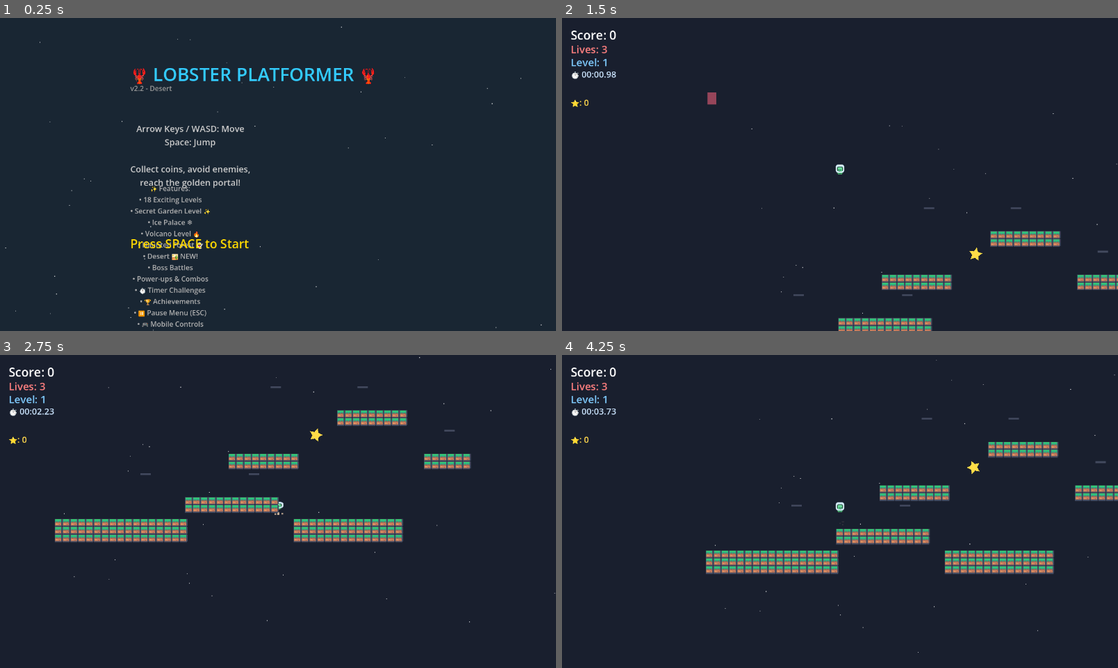
Above: before the commit, frames 1-4 (two rows, left to right).
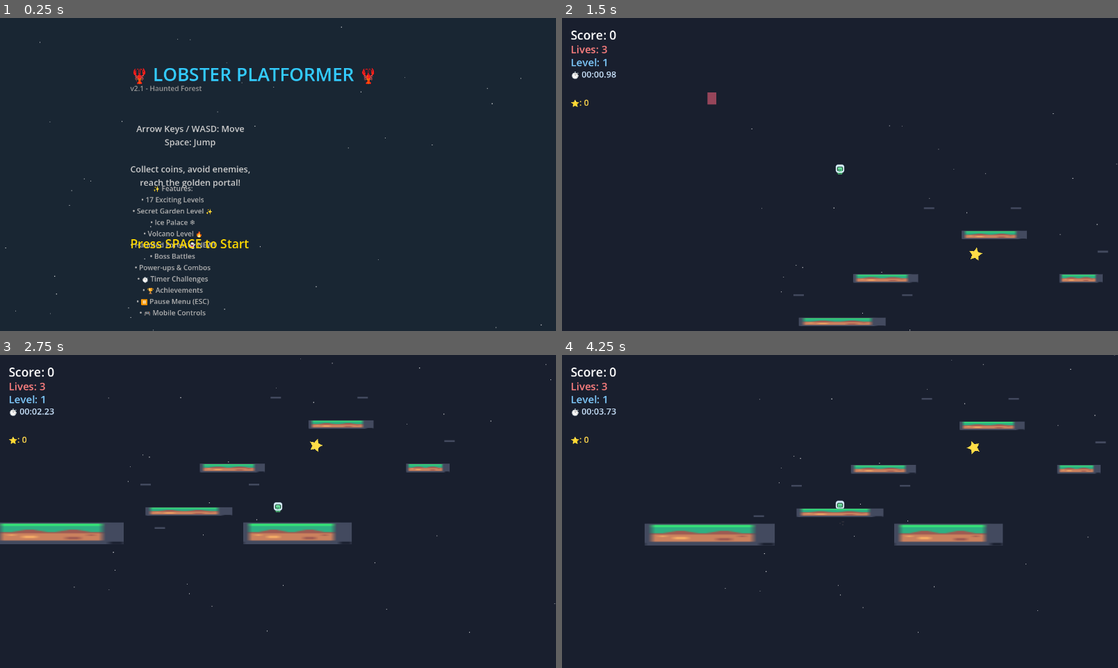
Above: after the commit, the same moments.

Repository: LungTakumi/ClawPlatformer
Game: Godot game, scene res://main.tscn
Two runs of this game, one before a commit and one after it. Both use one fixed random seed, a clock stepped at 60 frames per second and the inputs below.
Inputs (mouse positions are in pixels of both pictures, inside the frame that each line leads up to):
- Up to frame 1 (0.25 s): no input
- Up to frame 2 (1.5 s): tap Space (jump) at 0.5, 0.77 s; move the mouse to (962, 158) at 0.52 s; hold Right (move_right) 0.53-1.25 s; tap B at 0.6 s; click (962, 158) at 0.67 s; drag from (728, 190) to (906, 305) at 1.27 s
- Up to frame 3 (2.75 s): move the mouse to (333, 442) at 2.02 s; hold Right (move_right) from 2.03 s (still down); tap E at 2.1 s
- Up to frame 4 (4.25 s): release Right (move_right) at 2.75 s; drag from (812, 574) to (923, 386) at 2.77 s; move the mouse to (1006, 558) at 3.52 s; hold Left (move_left) from 3.53 s (still down); tap G at 3.6 s; tap Space (jump) at 3.77 s

The runs differ from the first frame. In frame 1, 1.6% of the frame differs, in the area x 23-39%, y 21-99%; in frame 2, 2.6%; in frame 3, 7.8%; in frame 4, 9.8%, in the area x 14-100%, y 0-96%.
Error before the commit: Invalid access to property or key 'released' on a base object of type 'Button'. (res://main.gd:1325)
Error after the commit: Invalid access to property or key 'released' on a base object of type 'Button'. (res://main.gd:1275)

Commit message:
Revert to Kenney assets version (v2.1)

Diff:
--- a/main.gd
+++ b/main.gd
@@ -568,42 +568,6 @@
 			{"x": 1200, "y": 380, "min_x": 1150, "max_x": 1300}
 		],
 		"goal": {"x": 1350, "y": 370}
-	},
-	# NEW! Desert - Sandy themed level (v2.2)
-	{
-		"name": "Desert",
-		"bg_color": Color(0.95, 0.75, 0.45),
-		"platforms": [
-			{"x": 50, "y": 550, "w": 150, "h": 30},
-			{"x": 250, "y": 480, "w": 80, "h": 20},
-			{"x": 380, "y": 400, "w": 100, "h": 20},
-			{"x": 550, "y": 340, "w": 80, "h": 20},
-			{"x": 700, "y": 400, "w": 100, "h": 20},
-			{"x": 850, "y": 320, "w": 80, "h": 20},
-			{"x": 1000, "y": 250, "w": 80, "h": 20},
-			{"x": 850, "y": 180, "w": 80, "h": 20},
-			{"x": 1050, "y": 140, "w": 100, "h": 20},
-			{"x": 1200, "y": 220, "w": 100, "h": 20},
-			{"x": 1350, "y": 320, "w": 120, "h": 20}
-		],
-		"coins": [
-			{"x": 80, "y": 480}, {"x": 270, "y": 420},
-			{"x": 400, "y": 340}, {"x": 570, "y": 280},
-			{"x": 730, "y": 340}, {"x": 870, "y": 260},
-			{"x": 1020, "y": 190}, {"x": 870, "y": 120},
-			{"x": 1080, "y": 80}, {"x": 1230, "y": 160},
-			{"x": 1400, "y": 260}
-		],
-		"stars": [
-			{"x": 380, "y": 280}, {"x": 870, "y": 60}, {"x": 1400, "y": 220}
-		],
-		"enemies": [
-			{"x": 300, "y": 440, "min_x": 250, "max_x": 350},
-			{"x": 600, "y": 360, "min_x": 550, "max_x": 700},
-			{"x": 900, "y": 280, "min_x": 850, "max_x": 1000},
-			{"x": 1250, "y": 180, "min_x": 1200, "max_x": 1350}
-		],
-		"goal": {"x": 1400, "y": 270}
 	}
 ]
 
@@ -715,7 +679,7 @@
 
 	# Version info
 	var version = Label.new()
-	version.text = "v2.2 - Desert"
+	version.text = "v2.1 - Haunted Forest"
 	version.horizontal_alignment = HORIZONTAL_ALIGNMENT_CENTER
 	version.position = Vector2(300, 150)
 	version.add_theme_font_size_override("font_size", 16)
@@ -742,7 +706,7 @@
 
 	# Features list
 	var features = Label.new()
-	features.text = "✨ Features:\n• 18 Exciting Levels\n• Secret Garden Level ✨\n• Ice Palace ❄️\n• Volcano Level 🔥\n• Haunted Forest 👻\n• Desert 🏜️ NEW!\n• Boss Battles\n• Power-ups & Combos\n• ⏱️ Timer Challenges\n• 🏆 Achievements\n• ⏸️ Pause Menu (ESC)\n• 🎮 Mobile Controls"
+	features.text = "✨ Features:\n• 17 Exciting Levels\n• Secret Garden Level ✨\n• Ice Palace ❄️\n• Volcano Level 🔥\n• Haunted Forest 👻 NEW!\n• Boss Battles\n• Power-ups & Combos\n• ⏱️ Timer Challenges\n• 🏆 Achievements\n• ⏸️ Pause Menu (ESC)\n• 🎮 Mobile Controls"
 	features.horizontal_alignment = HORIZONTAL_ALIGNMENT_CENTER
 	features.position = Vector2(300, 380)
 	features.add_theme_font_size_override("font_size", 16)
@@ -989,11 +953,11 @@
 	sprite.position = Vector2(0, -12)  # Center on player
 	p.add_child(sprite)
 
-	# Collision - adjust to sit properly on platforms
+	# Collision
 	var col = CollisionShape2D.new()
-	col.position = Vector2(0, -10)  # Slightly lower for better platform contact
+	col.position = Vector2(0, -12)
 	var rect = RectangleShape2D.new()
-	rect.size = Vector2(18, 22)  # Slightly smaller for better feel
+	rect.size = Vector2(20, 24)
 	col.shape = rect
 	p.add_child(col)
 
@@ -1009,11 +973,6 @@
 		platform = StaticBody2D.new()
 
 	platform.position = Vector2(x, y)
-
-	# Adjust position for CharacterBody2D (origin at center) vs StaticBody2D (origin at top-left)
-	if is_moving:
-		# For moving platforms, offset by half size to align properly
-		platform.position = Vector2(x + w/2, y + h/2)
 
 	# Use Kenney tile sprites for platforms
 	# Different tiles for different level themes
@@ -1034,27 +993,22 @@
 	var tile_x = (tile_idx % tiles_per_row) * 19 + 1  # 18px + 1px gap
 	var tile_y = (tile_idx / tiles_per_row) * 19 + 1
 
-	# Create tiles to fill the platform (not stretched)
-	var tile_size = 18
-	var tiles_x = int(ceil(w / float(tile_size)))
-	var tiles_y = int(ceil(h / float(tile_size)))
-
-	for ty in range(tiles_y):
-		for tx in range(tiles_x):
-			var tile = Sprite2D.new()
-			tile.texture = tile_tilesheet
-			tile.region_enabled = true
-			tile.region_rect = Rect2(tile_x, tile_y, tile_size, tile_size)
-			# Position each tile
-			tile.position = Vector2(tx * tile_size, ty * tile_size)
-			platform.add_child(tile)
-
-	# Collision - single shape for the whole platform
+	# Create sprite with tiling for the platform
+	var sprite = Sprite2D.new()
+	sprite.texture = tile_tilesheet
+	sprite.region_enabled = true
+	sprite.region_rect = Rect2(tile_x, tile_y, 18, 18)
+	sprite.position = Vector2(0, 0)
+	# Scale to fit platform width
+	sprite.scale = Vector2(w / 18.0, h / 18.0)
+	platform.add_child(sprite)
+
+	# Collision
 	var collision = CollisionShape2D.new()
 	var rect = RectangleShape2D.new()
 	rect.size = Vector2(w, h)
 	collision.shape = rect
-	collision.position = Vector2(0, 0)
+	collision.position = Vector2(w/2, h/2)  # Center collision
 	platform.add_child(collision)
 
 	add_child(platform)
@@ -1083,7 +1037,6 @@
 	var circle = CircleShape2D.new()
 	circle.radius = 12
 	col.shape = circle
-	col.position = Vector2(0, -12)  # Match sprite position
 	coin.add_child(col)
 
 	add_child(coin)
@@ -1120,7 +1073,6 @@
 	var circle = CircleShape2D.new()
 	circle.radius = 14
 	col.shape = circle
-	col.position = Vector2(0, -8)  # Match sprite position
 	star.add_child(col)
 
 	# Connect body entered signal manually
@@ -1206,7 +1158,6 @@
 	var circle = CircleShape2D.new()
 	circle.radius = 15
 	col.shape = circle
-	col.position = Vector2(0, 0)  # Center on checkpoint position
 	cp.add_child(col)
 
 	cp.body_entered.connect(func(body):
@@ -1236,7 +1187,6 @@
 	var circle = CircleShape2D.new()
 	circle.radius = 16
 	col.shape = circle
-	col.position = Vector2(0, -12)  # Match sprite position
 	goal.add_child(col)
 
 	add_child(goal)
